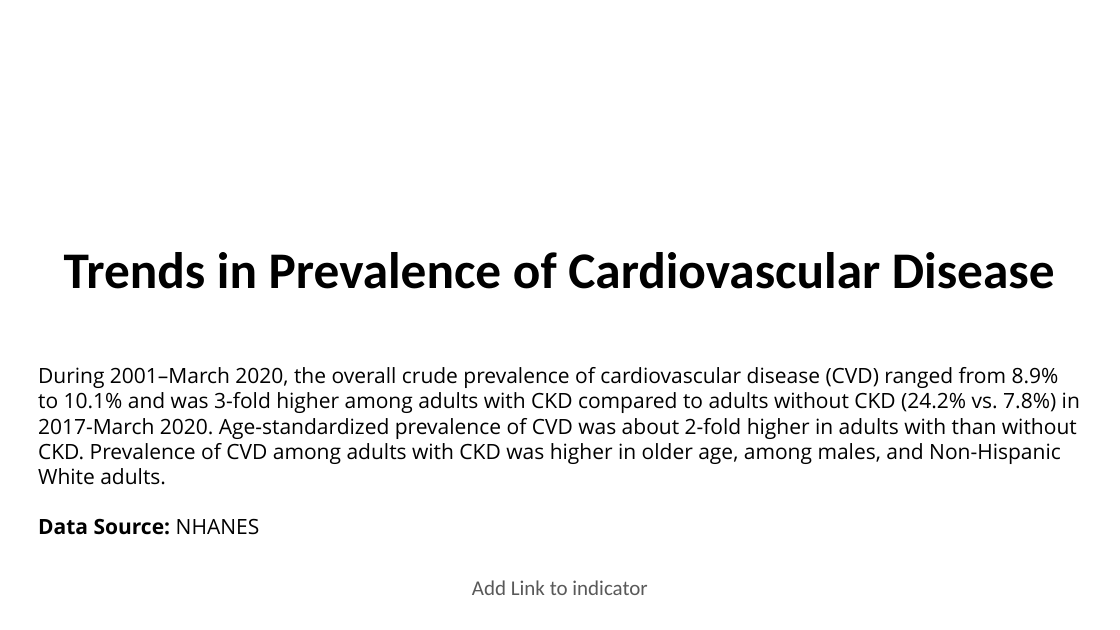
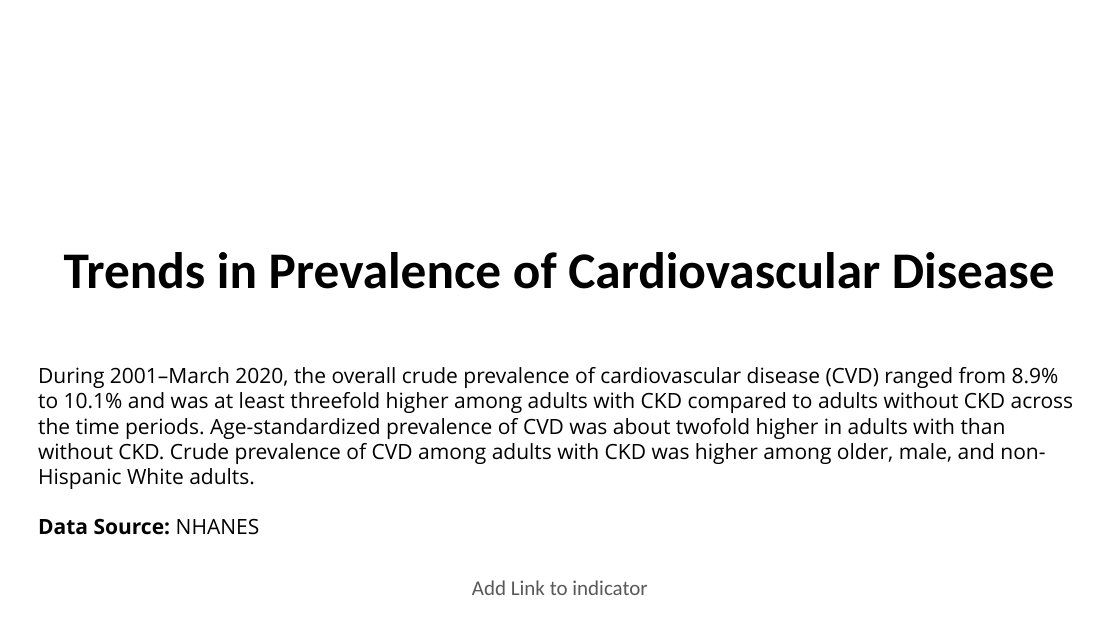
Before and after one commit to CDCgov/nccdphp-ddt-kdss, a slide deck: slide 1 of CKDSurveillance/PPT/Q807.pptx. Drawn at 1120x630 pixels with LibreOffice and Linux fonts; fonts in the diff are those of the drawing; background and template pictures are left out. Boxes give left, top, right and bottom in pixels: in the first picture for what was removed or moved away, otherwise in the second. Text is boxed around its words. In the diff, an @@ line names an element or a change of style, - is before the commit and + after.

```diff
--- a/CKDSurveillance/PPT/Q807.pptx
+++ b/CKDSurveillance/PPT/Q807.pptx
@@ text at [38,367,1074,489]: text changed @@
-During 2001–March 2020, the overall crude prevalence of cardiovascular disease (CVD) ranged from 8.9% to 10.1% and was 3-fold higher among adults with CKD compared to adults without CKD (24.2% vs. 7.8%) in 2017-March 2020. Age-standardized prevalence of CVD was about 2-fold higher in adults with than without CKD. Prevalence of CVD among adults with CKD was higher in older age, among males, and Non-Hispanic White adults.
+During 2001–March 2020, the overall crude prevalence of cardiovascular disease (CVD) ranged from 8.9% to 10.1% and was at least threefold higher among adults with CKD compared to adults without CKD across the time periods. Age-standardized prevalence of CVD was about twofold higher in adults with than without CKD. Crude prevalence of CVD among adults with CKD was higher among older, male, and non-Hispanic White adults.
```
Also in this commit, not shown: 5 other slides changed, 2 other files.
